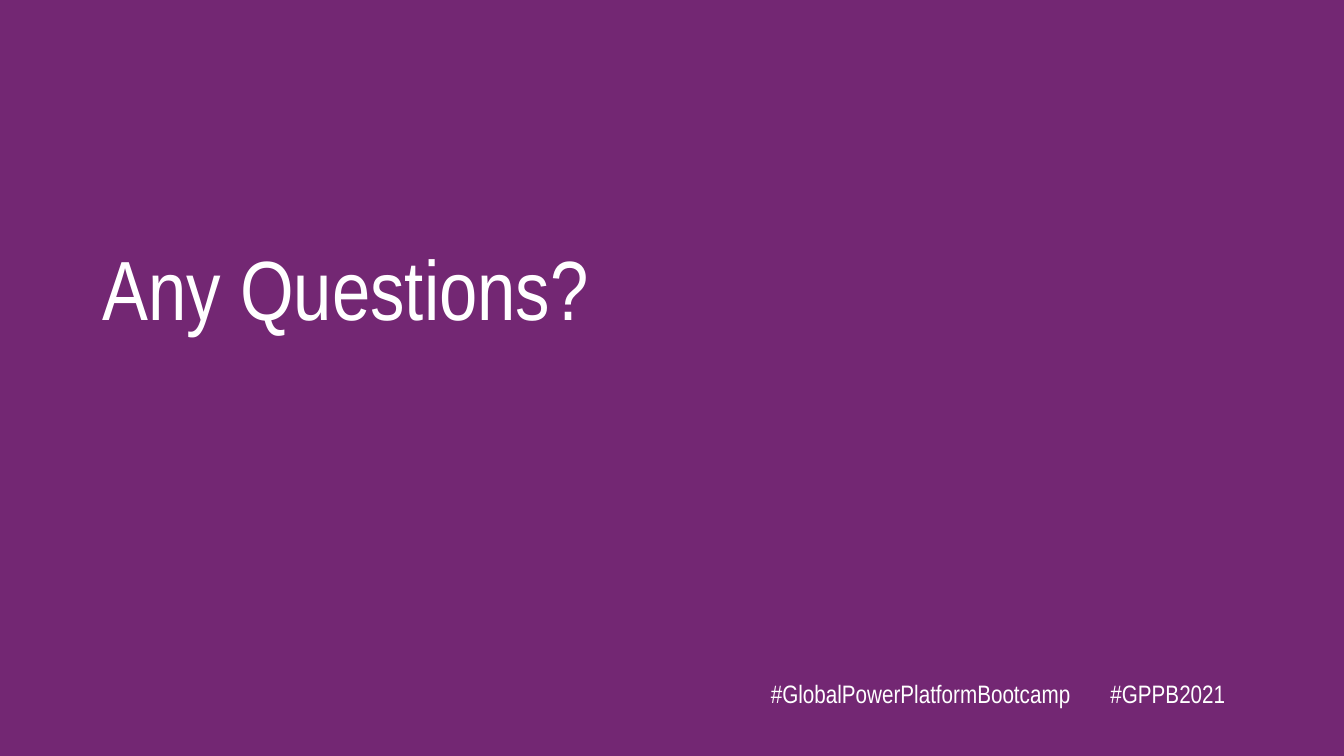
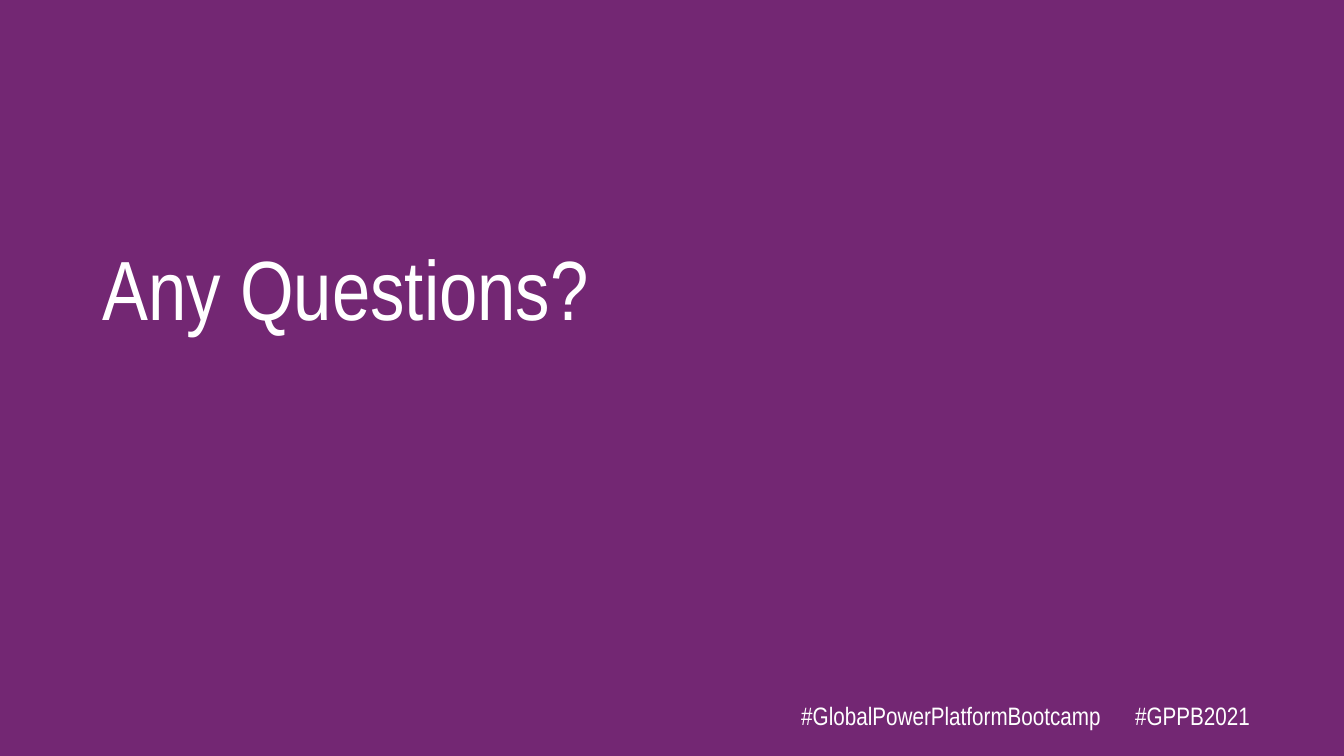
Before and after one commit to Global-Power-Platform-Bootcamp/GPPB2021, a slide deck: slide 21 of Event Materials/Speaker/GPPB2021 Speaker Template.pptx. Drawn at 1344x756 pixels with LibreOffice and Linux fonts; fonts in the diff are those of the drawing; background and template pictures are left out. Boxes give left, top, right and bottom in pixels: in the first picture for what was removed or moved away, otherwise in the second. Text is boxed around its words. In the diff, an @@ line names an element or a change of style, - is before the commit and + after.

```diff
--- a/Event Materials/Speaker/GPPB2021 Speaker Template.pptx
+++ b/Event Materials/Speaker/GPPB2021 Speaker Template.pptx
@@ text "#GlobalPowerPlatformBootcamp #GPPB2021" rewrapped from <box>771,684,1225,709</box> to <box>801,706,1250,731</box> @@
```
Also in this commit, not shown: 17 other slides changed, 3 slides added, 3 slides removed.
